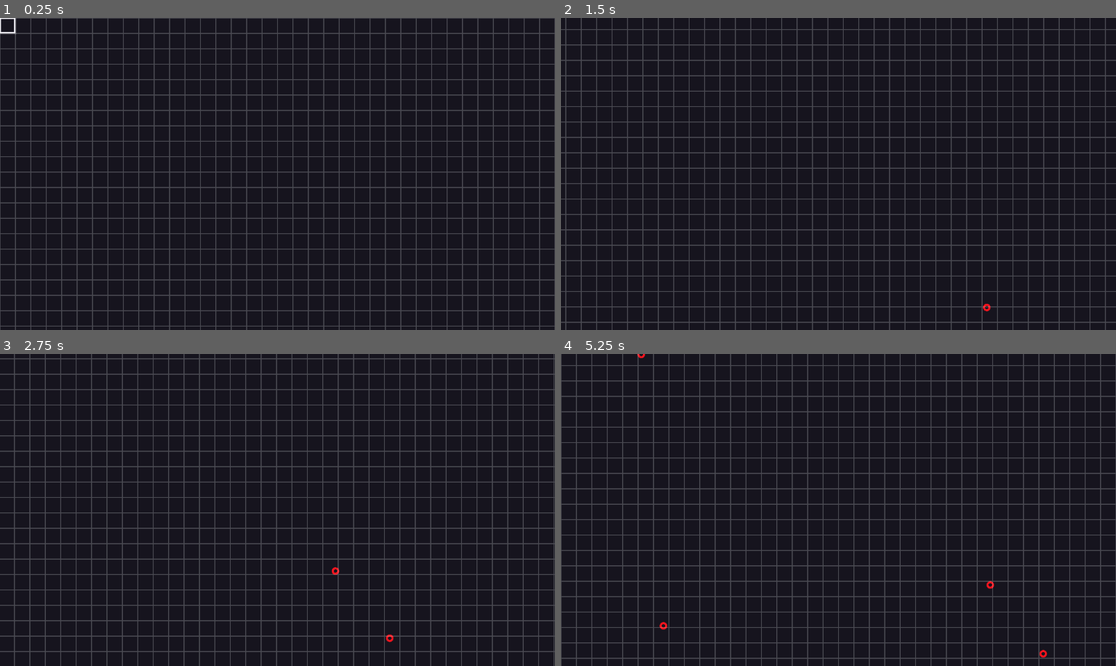
Above: before the commit, frames 1-4 (two rows, left to right).
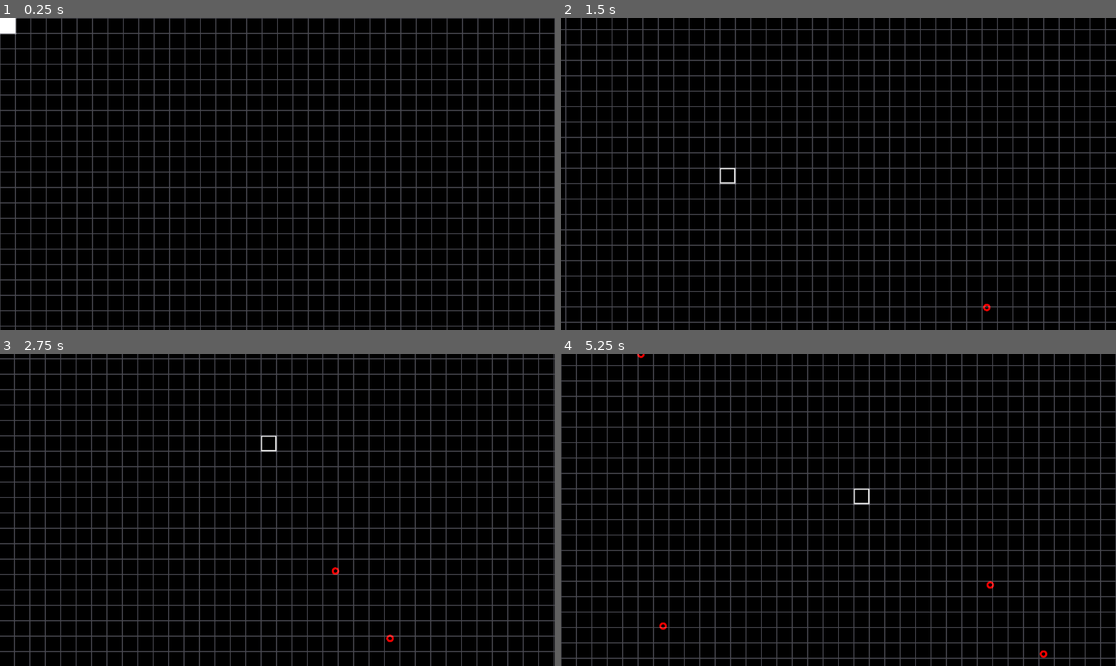
Above: after the commit, the same moments.

Repository: AnonymousXavier/ink-void
Game: Godot game, scene res://Scenes/world.tscn
Same seed, same stepped clock (60 frames per second), same inputs: the game is played once before the commit and once after it.
Inputs (mouse positions are in pixels of both pictures, inside the frame that each line leads up to):
- Up to frame 1 (0.25 s): no input
- Up to frame 2 (1.5 s): tap Enter at 0.5 s; move the mouse to (960, 158) at 0.52 s; hold Right (right) 0.53-1.28 s; click (960, 158) at 0.67 s; move the mouse to (727, 189) at 1.27 s; hold Down (down) from 1.28 s (still down)
- Up to frame 3 (2.75 s): move the mouse to (333, 441) at 2.02 s; release Down (down) at 2.03 s; hold Right (right) from 2.03 s (still down)
- Up to frame 4 (5.25 s): move the mouse to (810, 572) at 2.77 s; release Right (right) at 2.78 s; hold Up (up) 2.78-3.53 s; click (810, 572) at 2.92 s; move the mouse to (1005, 556) at 3.52 s; hold Left (left) 3.53-5.03 s; move the mouse to (672, 463) at 4.27 s; move the mouse to (866, 510) at 5.02 s; hold Down (down) from 5.03 s (still down); click (866, 510) at 5.17 s

The runs differ from the first frame. In frame 1, 84% of the frame differs, in the area x 0-100%, y 0-100%; in frame 2, 84%; in frame 3, 84%; in frame 4, 84%.

Commit message:
Added player

Diff:
--- a/AutoLoads/Cache.gd
+++ b/AutoLoads/Cache.gd
@@ -13,12 +13,14 @@
 		# PROJECTILES
 		Enums.ENTITY_TYPES.BULLET: ImageGenerator.create_render_profile(Enums.SHAPE_TYPES.CIRCLE, 0, Color.RED, Constants.TILE_SIZE * 0.1, false),
 		# UI
-		Enums.ENTITY_TYPES.CELL_HOVER_OVERLAY: ImageGenerator.create_render_profile(Enums.SHAPE_TYPES.SQUARE, 11, Color.GRAY, Constants.TILE_SIZE, true)
+		Enums.ENTITY_TYPES.CELL_HOVER_OVERLAY: ImageGenerator.create_render_profile(Enums.SHAPE_TYPES.SQUARE, 11, Color.GRAY, Constants.TILE_SIZE, true),
+		Enums.ENTITY_TYPES.PLAYER: ImageGenerator.create_render_profile(Enums.SHAPE_TYPES.SQUARE, 0, Color.WHITE, Constants.TILE_SIZE, false)
 	}
 	textures_dict = {
 		Enums.ENTITY_TYPES.NORMAL_ENEMY: await ImageGenerator.generate_texture_for(render_info[Enums.ENTITY_TYPES.NORMAL_ENEMY]),
 		Enums.ENTITY_TYPES.BULLET: await  ImageGenerator.generate_texture_for(render_info[Enums.ENTITY_TYPES.BULLET]),
-		Enums.ENTITY_TYPES.CELL_HOVER_OVERLAY: await ImageGenerator.generate_texture_for(render_info[Enums.ENTITY_TYPES.CELL_HOVER_OVERLAY])
+		Enums.ENTITY_TYPES.CELL_HOVER_OVERLAY: await ImageGenerator.generate_texture_for(render_info[Enums.ENTITY_TYPES.CELL_HOVER_OVERLAY]),
+		Enums.ENTITY_TYPES.PLAYER: await  ImageGenerator.generate_texture_for(render_info[Enums.ENTITY_TYPES.PLAYER])
 	}
 
 	is_ready = true
--- a/AutoLoads/Factories.gd
+++ b/AutoLoads/Factories.gd
@@ -1,4 +1,33 @@
 extends Node
+
+func create_player(spawn_pos: Vector2) -> int:
+	var entity_manager = SceneInstances.entity_manager
+	var id = entity_manager.next_entity_id
+
+	var transform_data = TransformData.new()
+	var render_data = RenderingData.new()
+	var velocity_data = VelocityData.new()
+	var health_data = HealthData.new()
+	var alignment_data = AlignmentData.new()
+	var countdown_data = CountDownData.new()
+
+	transform_data.position = spawn_pos
+	render_data.texture = Cache.textures_dict[Enums.ENTITY_TYPES.PLAYER]
+	health_data.health = 1
+	health_data.maxHealth = 1
+	alignment_data.alignment = Enums.ALIGNMENTS.PLAYER
+	velocity_data.speed = 400.0 # High base speed for action gameplay
+
+	entity_manager.render_components[id] = render_data
+	entity_manager.transform_components[id] = transform_data
+	entity_manager.health_components[id] = health_data
+	entity_manager.countdown_components[id] = countdown_data
+	entity_manager.alignment_components[id] = alignment_data
+
+	entity_manager.active_entities.append(id)
+	entity_manager.player_id = id
+	SceneInstances.entity_manager.next_entity_id += id
+	return id
 
 func create_enemy(type: Enums.ENTITY_TYPES, pos: Vector2i):
 	var id = SceneInstances.entity_manager.next_entity_id
--- a/Scenes/world.gd
+++ b/Scenes/world.gd
@@ -7,6 +7,7 @@
 @onready var events_manager: EventsManager = $EventsManager
 @onready var entity_manager: EntityManager = $EntityManager
 
+var player_spawned: bool = false
 var shader_material: ShaderMaterial
 
 func _ready() -> void:
@@ -16,3 +17,9 @@
 	SceneInstances.entity_manager = entity_manager
 
 	Factories.create_bullet_pool()
+
+func _process(delta: float) -> void:
+	if Cache.is_ready and not player_spawned:
+		Factories.create_player(Vector2.ZERO)
+		player_spawned = true
+		print("Player Spawned")
--- a/Scenes/world.tscn
+++ b/Scenes/world.tscn
@@ -15,6 +15,7 @@
 [ext_resource type="PackedScene" uid="uid://2k0panhim2xs" path="res://Systems/damage_system.tscn" id="16_yq1aw"]
 [ext_resource type="PackedScene" uid="uid://b58leycdhhxnx" path="res://Systems/impact_system.tscn" id="17_pyn1s"]
 [ext_resource type="PackedScene" uid="uid://jutcggmjp4ip" path="res://Systems/health_system.tscn" id="18_no8kt"]
+[ext_resource type="PackedScene" uid="uid://pw2blkx23hsd" path="res://Systems/overlay_system.tscn" id="19_axeuq"]
 [ext_resource type="PackedScene" uid="uid://c6ldh5b4kbqfu" path="res://Systems/death_system.tscn" id="19_xbk3s"]
 [ext_resource type="PackedScene" uid="uid://ccoeuqpwxg76x" path="res://Systems/bank_system.tscn" id="20_i4fjy"]
 [ext_resource type="PackedScene" uid="uid://b4xgsftrx1h8o" path="res://Systems/homing_system.tscn" id="21_yq1aw"]
@@ -59,3 +60,5 @@
 [node name="DeathSystem" parent="." unique_id=1666883461 instance=ExtResource("19_xbk3s")]
 
 [node name="BankSystem" parent="." unique_id=185438664 instance=ExtResource("20_i4fjy")]
+
+[node name="OverlaySystem" parent="." unique_id=915206206 instance=ExtResource("19_axeuq")]
--- a/Systems/modulo_background.tscn
+++ b/Systems/modulo_background.tscn
@@ -10,7 +10,7 @@
 shader_parameter/screen_center = Vector2(576, 324)
 shader_parameter/border_size = 1.5
 shader_parameter/draw_border = true
-shader_parameter/background_color = Color(0.08627451, 0.078431375, 0.11764706, 1)
+shader_parameter/background_color = Color(0, 0, 0, 1)
 shader_parameter/border_color = Color(0, 0, 2.4822042, 0.03137255)
 shader_parameter/bloom_intensity = 1.0
 
